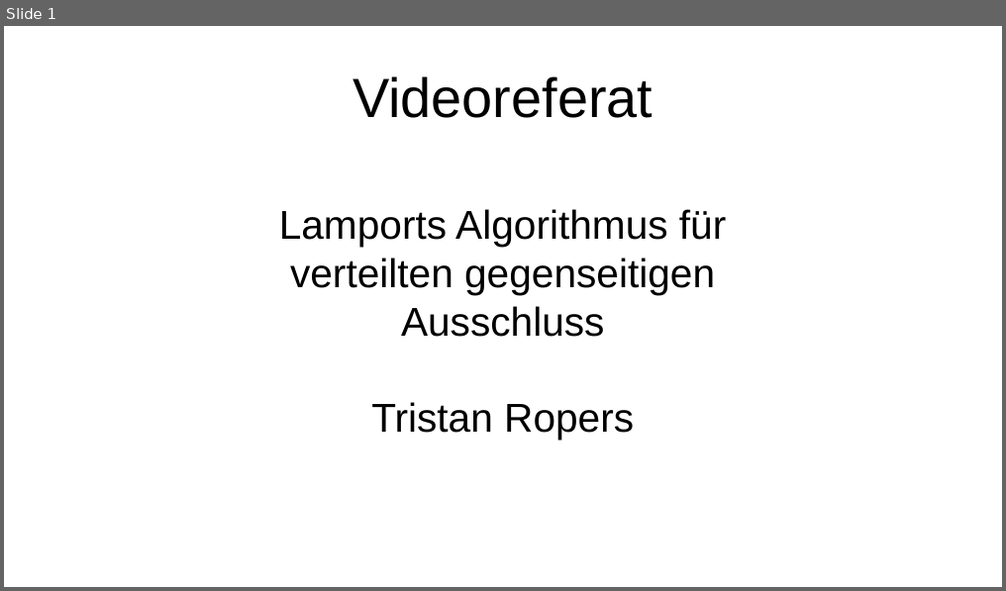
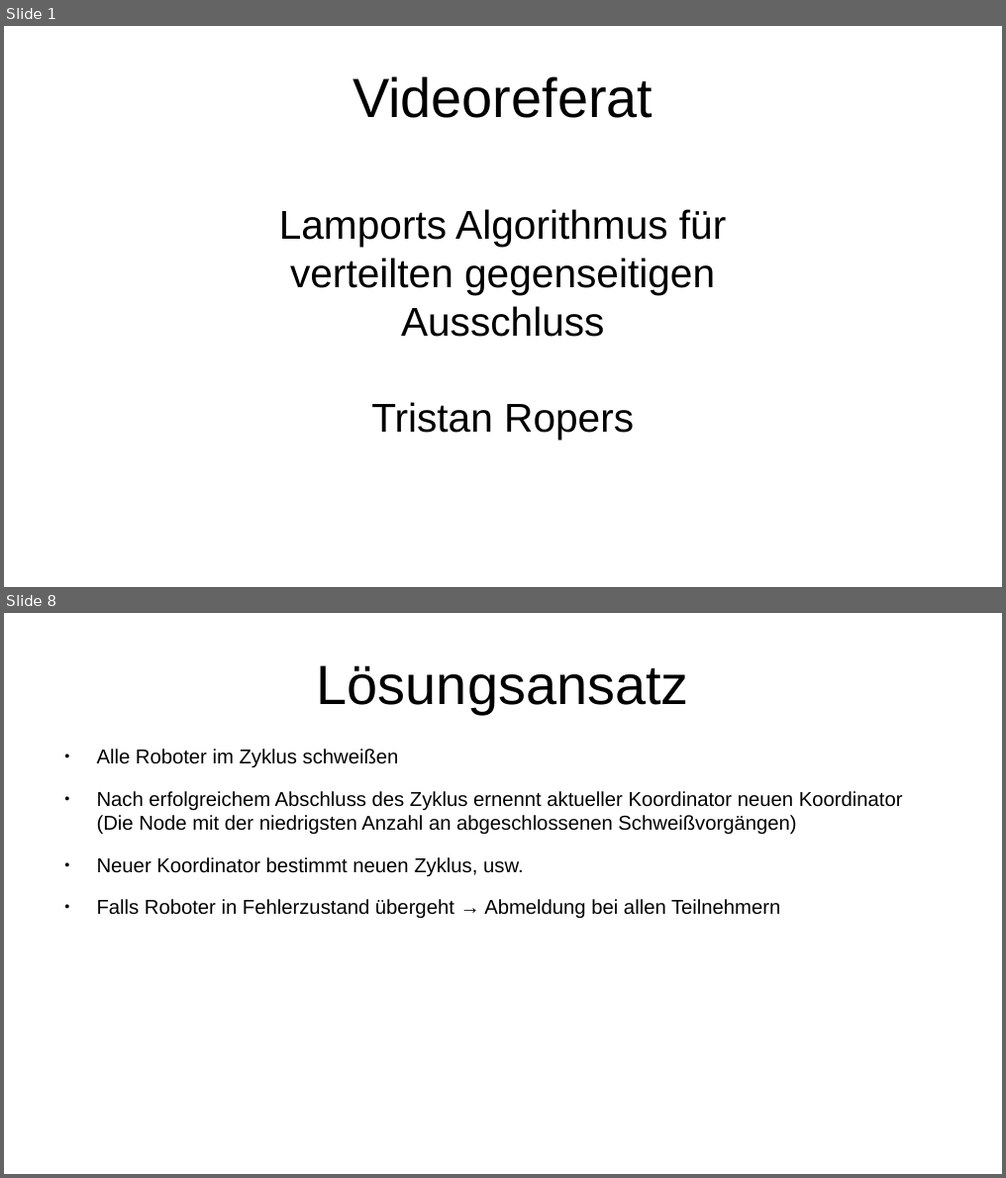
Before and after one commit to tropers/vs-wise202021-ausarbeitung, a slide deck: presentation/presentation.odp. Shown one above the other, each under a label of ours: slide 1 before the commit, slides 1 and 8 after it; the slides between them are not shown. The pictures are 1006x591 and 1006x1178 pixels, drawn with LibreOffice and Linux fonts; fonts in the diff are those of the drawing. Boxes give left, top, right and bottom in pixels: in the first picture for what was removed or moved away, otherwise in the second. Text is boxed around its words. In the diff, an @@ line names an element or a change of style, - is before the commit and + after.

```diff
--- a/presentation/presentation.odp
+++ b/presentation/presentation.odp
@@ slide 8 added at [4, 613, 1002, 1174], background #FFFFFF @@
@@ title added at [317, 665, 689, 714], 44 pt, text #000000 @@
+Lösungsansatz
@@ text added at [97, 749, 903, 919], 16 pt, text #000000 @@
+● Alle Roboter im Zyklus schweißen
+● Nach erfolgreichem Abschluss des Zyklus ernennt aktueller Koordinator neuen Koordinator
+  (Die Node mit der niedrigsten Anzahl an abgeschlossenen Schweißvorgängen)
+● Neuer Koordinator bestimmt neuen Zyklus, usw.
+● Falls Roboter in Fehlerzustand übergeht → Abmeldung bei allen Teilnehmern
```
Also in this commit, not shown: 13 other slides added, 1 slide removed, 9 other files.
